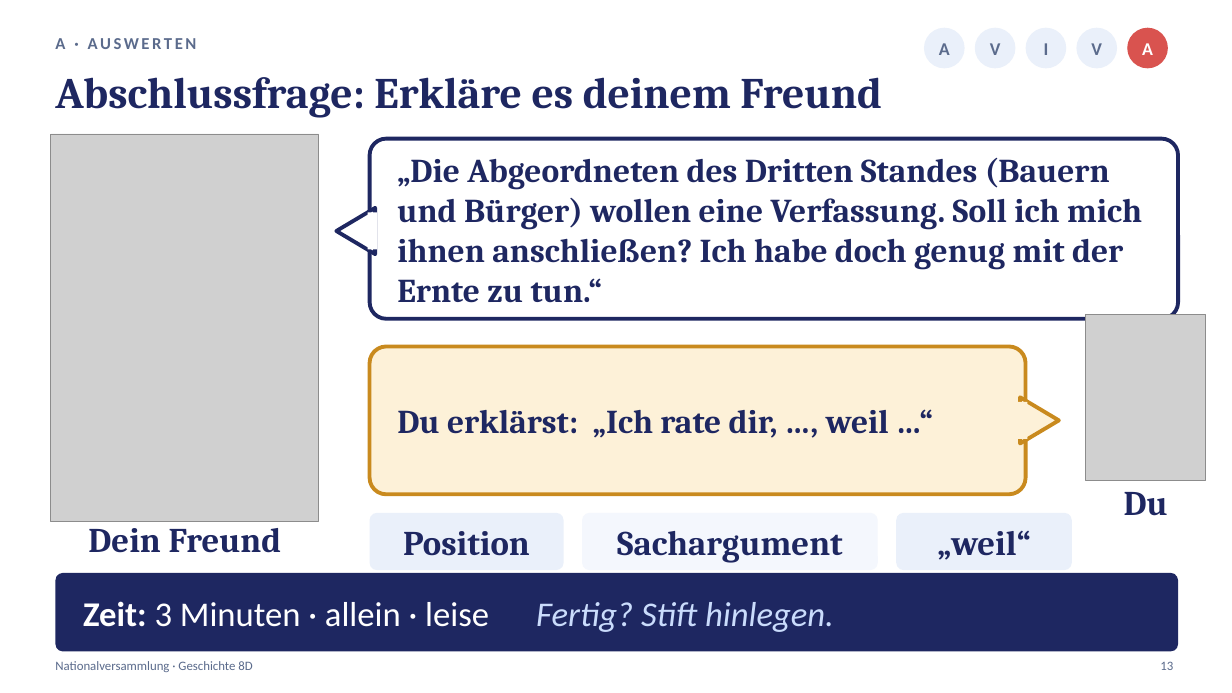
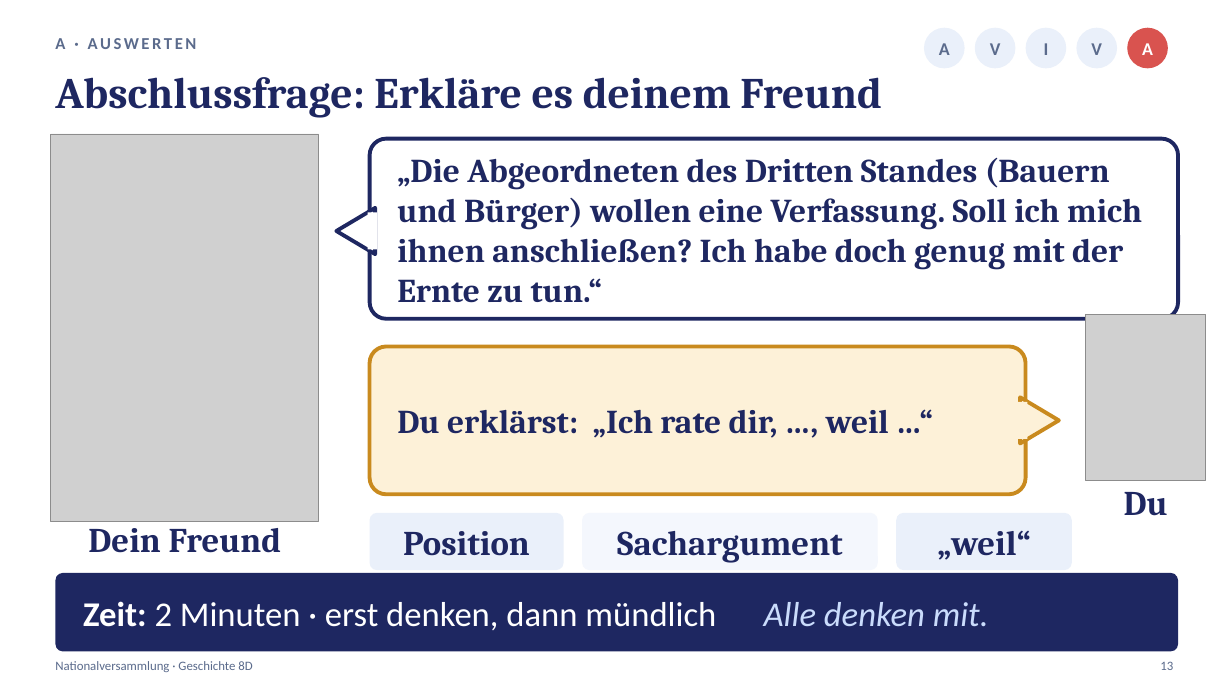
Before and after one commit to golzkonstantin-gif/Schule, a slide deck: slide 13 of Geschichte_8D/Stunde2_Nationalversammlung/Praesentation_Stunde2_Nationalversammlung_8D.pptx. Drawn at 1232x693 pixels with LibreOffice and Linux fonts; fonts in the diff are those of the drawing; grey boxes stand for pictures. Boxes give left, top, right and bottom in pixels: in the first picture for what was removed or moved away, otherwise in the second. Text is boxed around its words. In the diff, an @@ line names an element or a change of style, - is before the commit and + after.

```diff
--- a/Geschichte_8D/Stunde2_Nationalversammlung/Praesentation_Stunde2_Nationalversammlung_8D.pptx
+++ b/Geschichte_8D/Stunde2_Nationalversammlung/Praesentation_Stunde2_Nationalversammlung_8D.pptx
@@ text at <box>83,601,989,630</box>: text changed @@
-Zeit: 3 Minuten · allein · leise Fertig? Stift hinlegen.
+Zeit: 2 Minuten · erst denken, dann mündlich Alle denken mit.
```
Also in this commit, not shown: 3 other slides changed, 15 other files.
